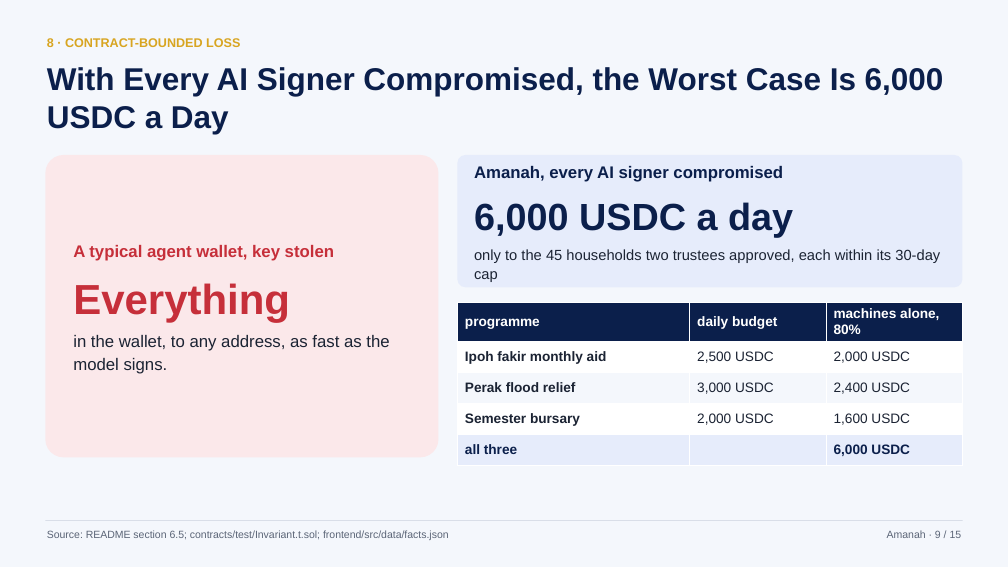
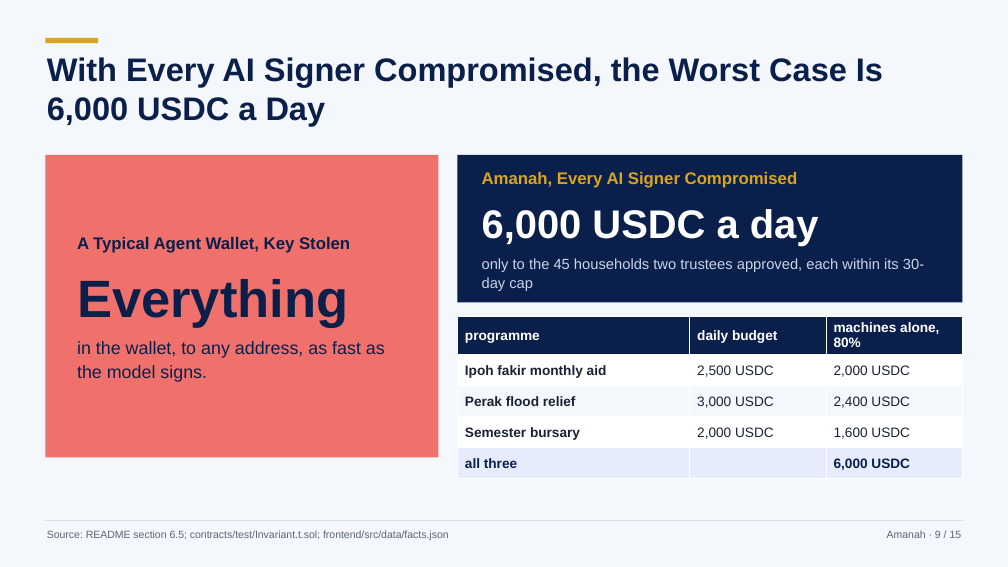
Before and after one commit to hafizmnazman/amanah-wallet, a slide deck: slide 9 of docs/deck/amanah-deck.pptx. Drawn at 1008x567 pixels with LibreOffice and Linux fonts; fonts in the diff are those of the drawing. Boxes give left, top, right and bottom in pixels: in the first picture for what was removed or moved away, otherwise in the second. Text is boxed around its words. In the diff, an @@ line names an element or a change of style, - is before the commit and + after.

```diff
--- a/docs/deck/amanah-deck.pptx
+++ b/docs/deck/amanah-deck.pptx
@@ text "With Every AI Signer Compromised, ...": place and size @@
-text "With Every AI Signer Compromised, ..." at box(47, 67, 944, 134)
+text "With Every AI Signer Compromised, ..." at box(47, 57, 883, 126)
@@ text "With Every AI Signer Compromised, ..." at box(47, 57, 883, 126): size 30 to 31 pt; line spacing 1 to 0.98 @@
@@ rectangle added at box(45, 38, 98, 43), fill #D8A521 @@
@@ text removed at box(47, 38, 240, 47) @@
-8 · CONTRACT-BOUNDED LOSS
@@ rectangle at box(45, 155, 439, 457): rounded rectangle to rectangle; fill #FBE8EA to #F0716B @@
@@ rectangle: place and size @@
-rectangle at box(457, 155, 963, 287)
+rectangle at box(457, 155, 963, 302)
@@ rectangle at box(457, 155, 963, 302): rounded rectangle to rectangle; fill #E6ECFB to #0B1F4B @@
@@ text "Amanah, Every AI Signer Compromised": place and size @@
-text "Amanah, Every AI Signer Compromised" at box(474, 166, 940, 282)
+text "Amanah, Every AI Signer Compromised" at box(482, 172, 924, 291)
@@ text at box(482, 172, 798, 188): text changed; text colour #0B1F4B to #D8A521 @@
-Amanah, every AI signer compromised
+Amanah, Every AI Signer Compromised
@@ text at box(482, 209, 924, 291): size 36 to 38 pt, text colour #0B1F4B to #FFFFFF in "6,000 USDC a day"; text colour #1B2333 to #C9D3EA in "only to the 45 households two trustees ..." @@
@@ text at box(77, 237, 350, 253): text changed; text colour #C62F3A to #0B1F4B @@
-A typical agent wallet, key stolen
+A Typical Agent Wallet, Key Stolen
@@ text at box(77, 279, 385, 382): size 40 to 50 pt, text colour #C62F3A to #0B1F4B in "Everything"; size 16 to 17 pt, text colour #1B2333 to #0B1F4B in "in the wallet, to any address, as ..." @@
@@ table: place and size @@
-table at box(457, 302, 962, 460)
+table at box(457, 316, 962, 474)
```
Also in this commit, not shown: 14 other slides changed, 2 other files.
